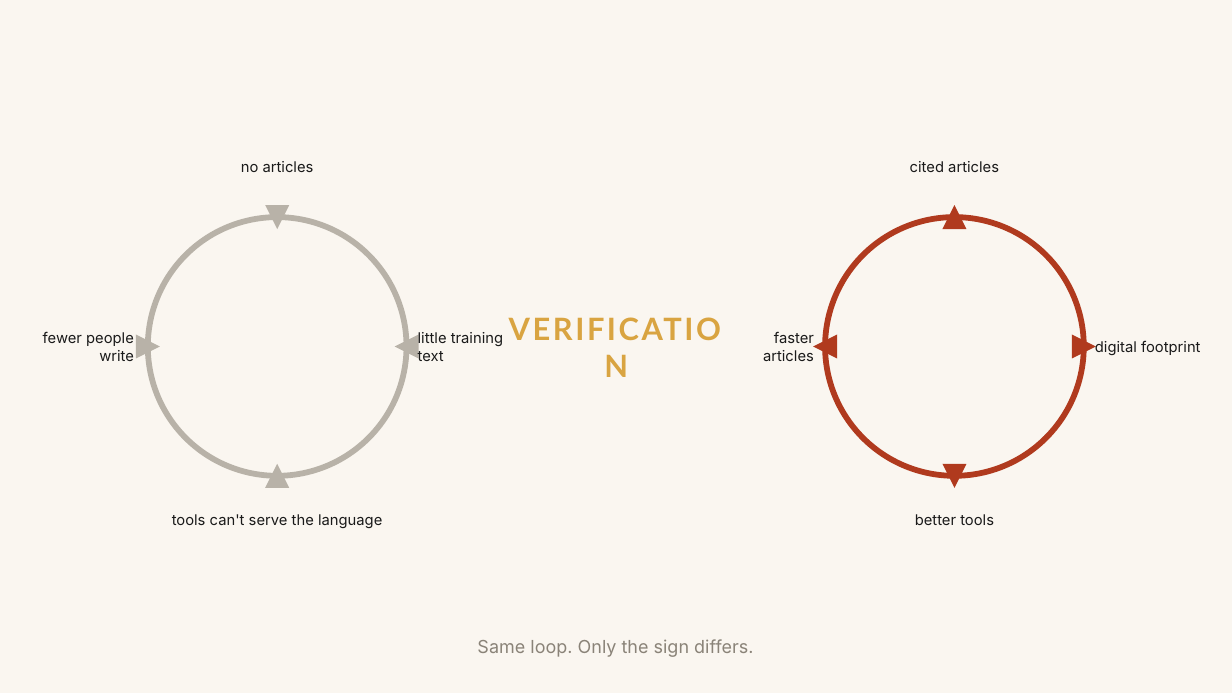
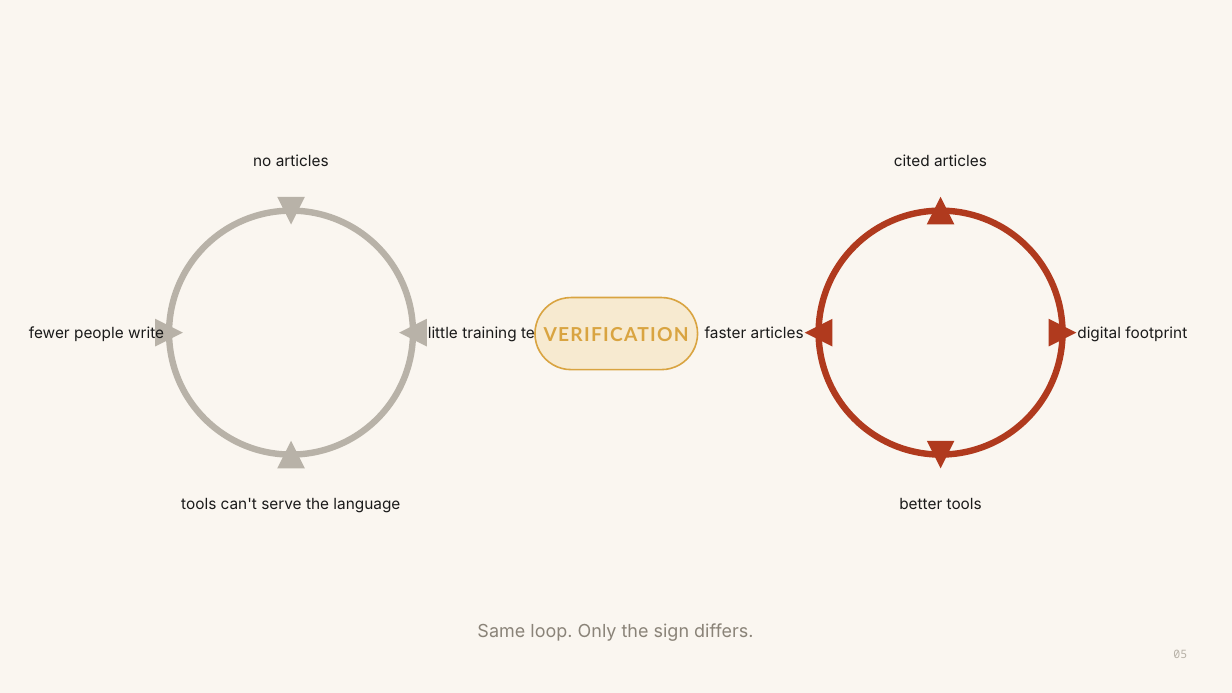
Before and after one commit to WeBuddhist/21-taras-rails, a slide deck: slide 5 of 0-INBOX/presentation-humanities-2026/verification-deck.pptx. Drawn at 1232x693 pixels with LibreOffice and Linux fonts; fonts in the diff are those of the drawing. Boxes give left, top, right and bottom in pixels: in the first picture for what was removed or moved away, otherwise in the second. Text is boxed around its words. In the diff, an @@ line names an element or a change of style, - is before the commit and + after.

```diff
--- a/0-INBOX/presentation-humanities-2026/verification-deck.pptx
+++ b/0-INBOX/presentation-humanities-2026/verification-deck.pptx
@@ text "cited articles": place and size @@
-text "cited articles" at [910, 161, 999, 172]
+text "cited articles" at [894, 154, 987, 166]
@@ triangle: place and size @@
-triangle at [265, 205, 289, 229]
+triangle at [277, 197, 305, 225]
@@ triangle: place and size @@
-triangle at [943, 205, 967, 229]
+triangle at [927, 197, 955, 225]
@@ ellipse: place and size @@
-ellipse at [148, 217, 407, 476]
+ellipse at [169, 211, 413, 455]
@@ ellipse at [169, 211, 413, 455]: outline #B8B2A8 4.5 pt to #B8B2A8 5 pt @@
@@ ellipse: place and size @@
-ellipse at [825, 217, 1084, 476]
+ellipse at [819, 211, 1063, 455]
@@ ellipse at [819, 211, 1063, 455]: outline #B03A1E 4.5 pt to #B03A1E 5 pt @@
@@ size 11.5 to 12 pt in 8 elements at [253, 154, 329, 166], [894, 154, 987, 166], [181, 497, 400, 513], [899, 497, 982, 509], [1077, 326, 1187, 342], [29, 325, 164, 343], [705, 326, 804, 338], [428, 325, 548, 343] @@
@@ text "little training text": place and size @@
-text "little training text" at [418, 332, 503, 361]
+text "little training text" at [428, 325, 548, 343]
@@ text "VERIFICATION": place and size @@
-text "VERIFICATION" at [501, 314, 732, 379]
+text "VERIFICATION" at [544, 327, 689, 341]
@@ text "VERIFICATION" at [544, 327, 689, 341]: size 24 to 15 pt, letter spacing 2 to 1 pt @@
@@ rounded rectangle added at [535, 298, 698, 370], fill #F7EAD0, outline #D9A441 1.25 pt @@
@@ text "faster articles": place and size @@
-text "faster articles" at [763, 331, 814, 361]
+text "faster articles" at [705, 326, 804, 338]
@@ text "digital footprint": place and size @@
-text "digital footprint" at [1095, 340, 1200, 355]
+text "digital footprint" at [1077, 326, 1187, 342]
@@ triangle: place and size @@
-triangle at [136, 335, 160, 359]
+triangle at [155, 319, 183, 347]
@@ triangle: place and size @@
-triangle at [395, 335, 419, 359]
+triangle at [399, 319, 427, 347]
@@ triangle: place and size @@
-triangle at [813, 335, 837, 359]
+triangle at [805, 319, 833, 347]
@@ triangle: place and size @@
-triangle at [1072, 335, 1096, 359]
+triangle at [1049, 319, 1077, 347]
@@ triangle: place and size @@
-triangle at [265, 464, 289, 488]
+triangle at [277, 441, 305, 469]
@@ triangle: place and size @@
-triangle at [943, 464, 967, 488]
+triangle at [927, 441, 955, 469]
@@ text "tools can't serve the language": place and size @@
-text "tools can't serve the language" at [172, 514, 382, 528]
+text "tools can't serve the language" at [181, 497, 400, 513]
@@ text "better tools": place and size @@
-text "better tools" at [915, 514, 994, 525]
+text "better tools" at [899, 497, 982, 509]
@@ text "Same loop. Only the sign ...": place and size @@
-text "Same loop. Only the sign ..." at [477, 639, 753, 657]
+text "Same loop. Only the sign ..." at [477, 623, 753, 641]
@@ text added at [1173, 650, 1187, 658], 9 pt, text #B8B2A8 @@
+05
```
Also in this commit, not shown: 31 other slides changed.
